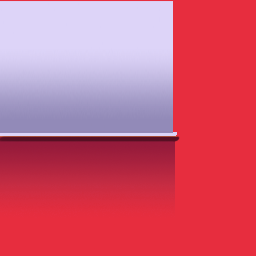
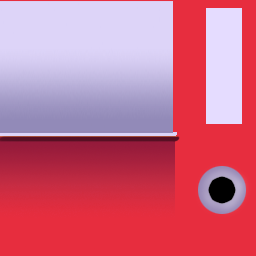
Comparing the layer stacks of the two 256×256 images. Changes:
added layer "Calque 4" above "Calque 2" over <box>197,165,250,215</box>
painted on "Calque 2" over <box>198,8,246,214</box>
